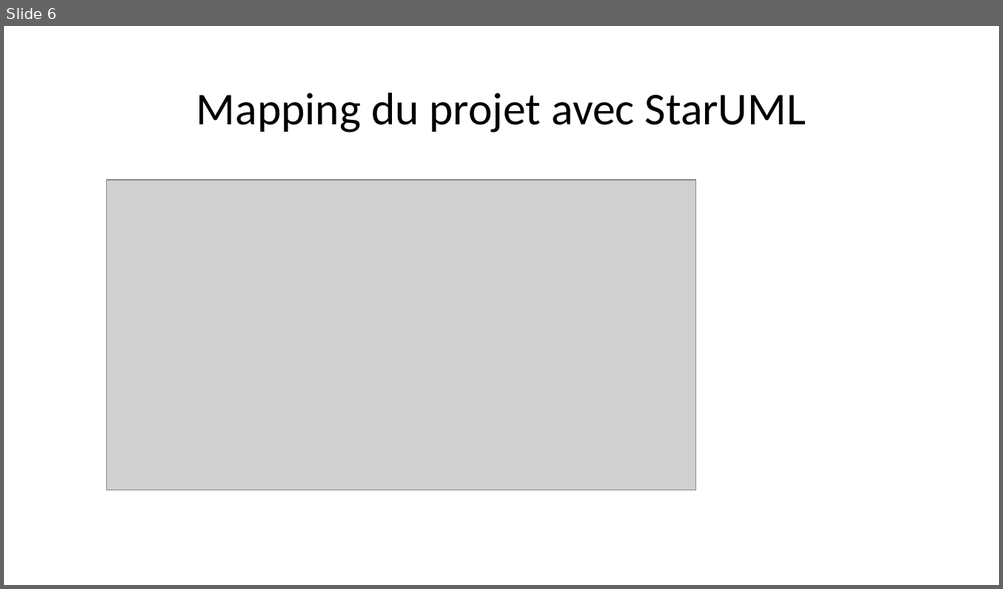
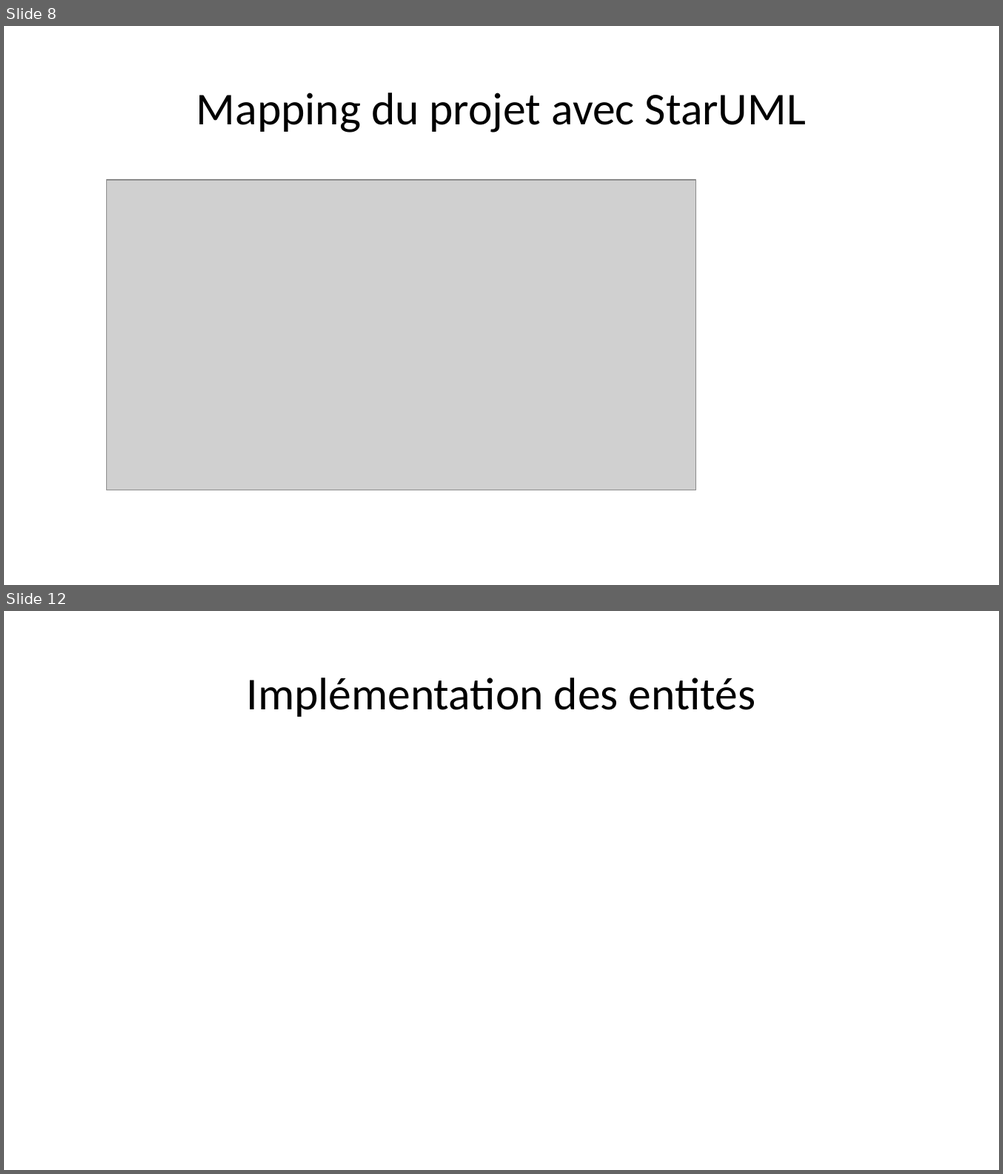
Before and after one commit to jeanneLeaute/projet_final, a slide deck: Projet Final.pptx. Shown one above the other, each under a label of ours: slide 6 before the commit, slides 8 and 12 after it; the slides between them are not shown. The pictures are 1003x589 and 1003x1174 pixels, drawn with LibreOffice and Linux fonts; fonts in the diff are those of the drawing; grey boxes stand for pictures. Boxes give left, top, right and bottom in pixels: in the first picture for what was removed or moved away, otherwise in the second. Text is boxed around its words. In the diff, an @@ line names an element or a change of style, - is before the commit and + after.

```diff
--- a/Projet Final.pptx
+++ b/Projet Final.pptx
@@ slide 12 added at [4,611,999,1170], background #FFFFFF @@
@@ title added at [247,678,755,717], 44 pt, text #000000 @@
+Implémentation des entités
@@ what was slide 6 is now slide 8 @@
```
Also in this commit, not shown: 1 slide changed, 9 other slides added, 2 other files.
